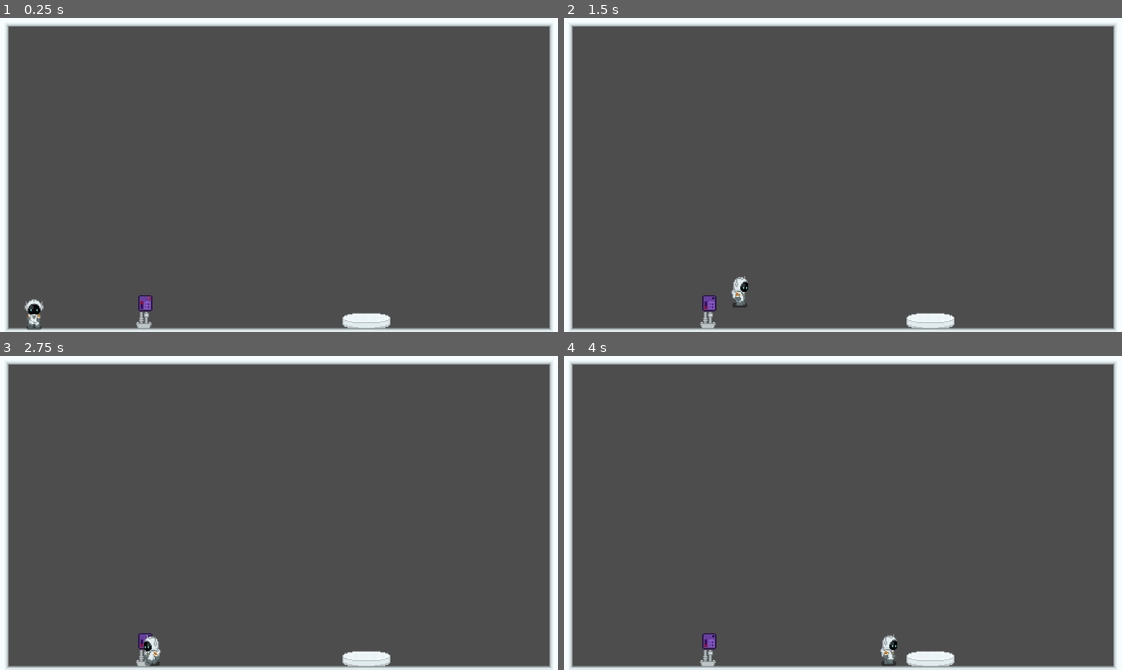
Above: before the commit, frames 1-4 (two rows, left to right).
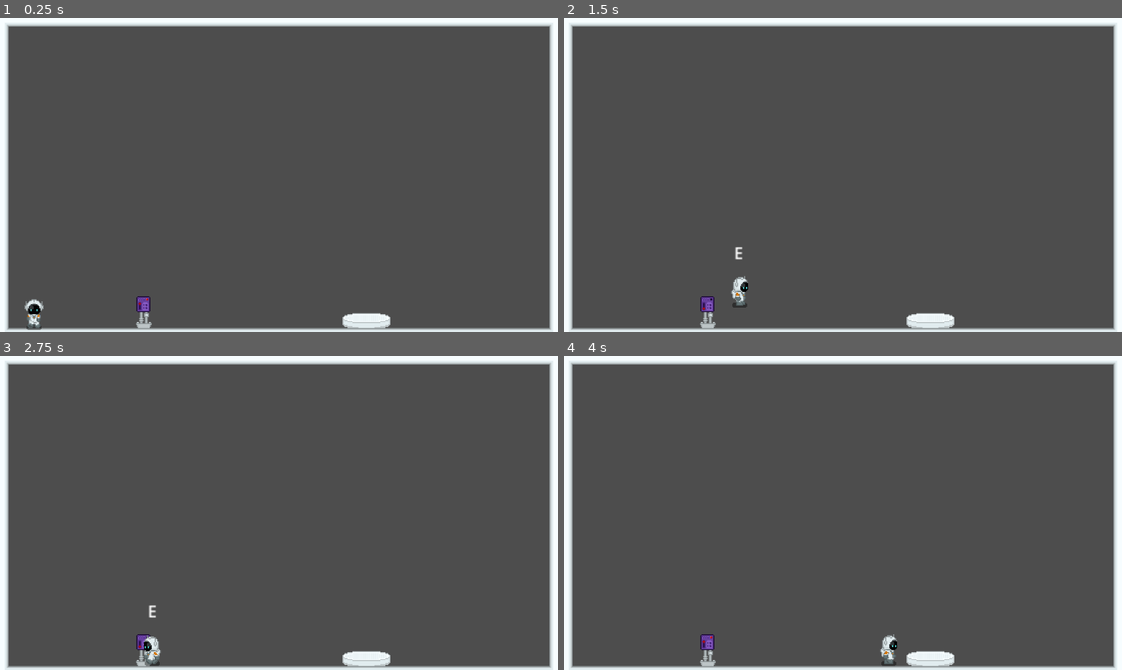
Above: after the commit, the same moments.

Repository: Sinnsai/questpresso
Game: Godot game, scene res://scenes/main.tscn
Same seed, same stepped clock (60 frames per second), same inputs: the game is played once before the commit and once after it.
Inputs:
- Up to frame 1 (0.25 s): no input
- Up to frame 2 (1.5 s): hold E (interact) 0.53-1.28 s; hold D (move_right) from 0.53 s (still down); tap W (jump) at 0.77 s; tap E (interact) at 1.35 s
- Up to frame 3 (2.75 s): tap W (jump) at 1.52 s; release D (move_right) at 2.03 s; hold A (move_left) from 2.03 s (still down); hold E (interact) from 2.03 s (still down)
- Up to frame 4 (4 s): release A (move_left) at 2.78 s; release E (interact) at 2.78 s; hold D (move_right) from 2.78 s (still down); tap E (interact) at 2.85 s; tap W (jump) at 3.02, 3.77 s; hold E (interact) from 3.53 s (still down)

The runs differ from the first frame. In frame 1, 0.1% of the frame differs, in the area x 24-28%, y 88-94%; in frame 2, 0.2%, in the area x 24-32%, y 72-94%; in frame 3, 0.1%; in frame 4, 0.1%.

Commit message:
door plus connection

Diff:
--- a/scenes/breakbox.gd
+++ b/scenes/breakbox.gd
@@ -2,6 +2,9 @@
 
 @onready var interactable: Area2D = $Interactable
 @onready var sprite_2d: Sprite2D = $Sprite2D
+var sig = 0
+signal fuse_on(sig)
+signal fuse_off(sig)
 # Called when the node enters the scene tree for the first time.
 func _ready() -> void:
 	interactable.interact = _on_interact
@@ -11,5 +14,9 @@
 func _on_interact():
 	if sprite_2d.frame == 0:
 		sprite_2d.frame = 1
-		interactable.is_interactable = false
+		fuse_off.emit()
+		print("the fuse box is off")
+	else:
+		sprite_2d.frame = 0
+		fuse_on.emit()
 		print("the fuse box is on")
--- a/scenes/breakbox.tscn
+++ b/scenes/breakbox.tscn
@@ -24,7 +24,7 @@
 shape = SubResource("RectangleShape2D_mbagn")
 
 [node name="Interactable" parent="." unique_id=580192322 instance=ExtResource("3_fpvas")]
-interact_name = "destroy fusebox"
+interact_name = "E"
 
 [node name="CollisionShape2D" type="CollisionShape2D" parent="Interactable" unique_id=1183974674]
 shape = SubResource("CircleShape2D_mbagn")
--- a/scenes/level_root.tscn
+++ b/scenes/level_root.tscn
@@ -1,8 +1,10 @@
 [gd_scene format=4 uid="uid://c3xyq3lw75w23"]
 
 [ext_resource type="Texture2D" uid="uid://dksfpbcs5sgu8" path="res://assets/images/Tilemap/tilesheet.png" id="1_6btx5"]
+[ext_resource type="Script" uid="uid://si1p5mgou2mj" path="res://scenes/level_root.gd" id="1_ssdv0"]
 [ext_resource type="PackedScene" uid="uid://dv304mi3miyvu" path="res://scenes/player.tscn" id="2_ckirh"]
 [ext_resource type="PackedScene" uid="uid://chi3tiwt5gb55" path="res://scenes/breakbox.tscn" id="3_w3gk0"]
+[ext_resource type="PackedScene" uid="uid://csvnn005yrf7o" path="res://door.tscn" id="5_cseeo"]
 
 [sub_resource type="TileSetAtlasSource" id="TileSetAtlasSource_t3vdb"]
 texture = ExtResource("1_6btx5")
@@ -134,6 +136,7 @@
 
 [node name="LevelRoot" type="Node2D" unique_id=972910997]
 scale = Vector2(2, 2)
+script = ExtResource("1_ssdv0")
 
 [node name="TileMapLayer" type="TileMapLayer" parent="." unique_id=2080610014]
 texture_filter = 1
@@ -145,4 +148,7 @@
 position = Vector2(41, 303.5)
 
 [node name="fusebox" parent="." unique_id=1340935745 instance=ExtResource("3_w3gk0")]
-position = Vector2(153.5, 295)
+position = Vector2(151.5, 296)
+
+[node name="Door" parent="." unique_id=1002253811 instance=ExtResource("5_cseeo")]
+position = Vector2(514, 291.5)
